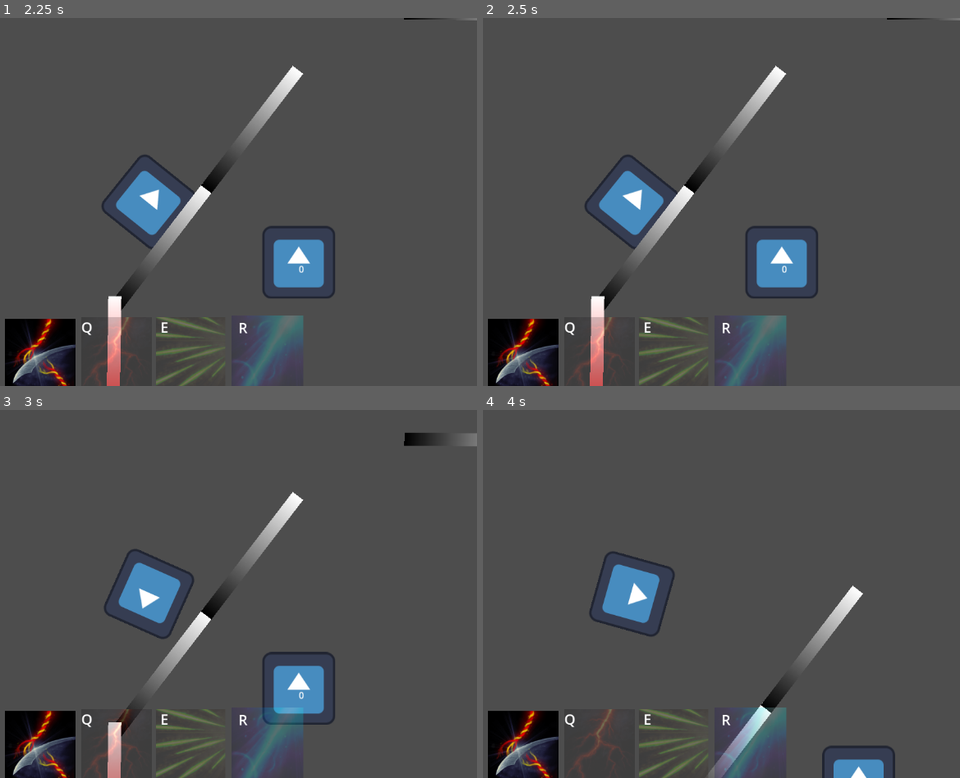
Above: before the commit, frames 1-4 (two rows, left to right).
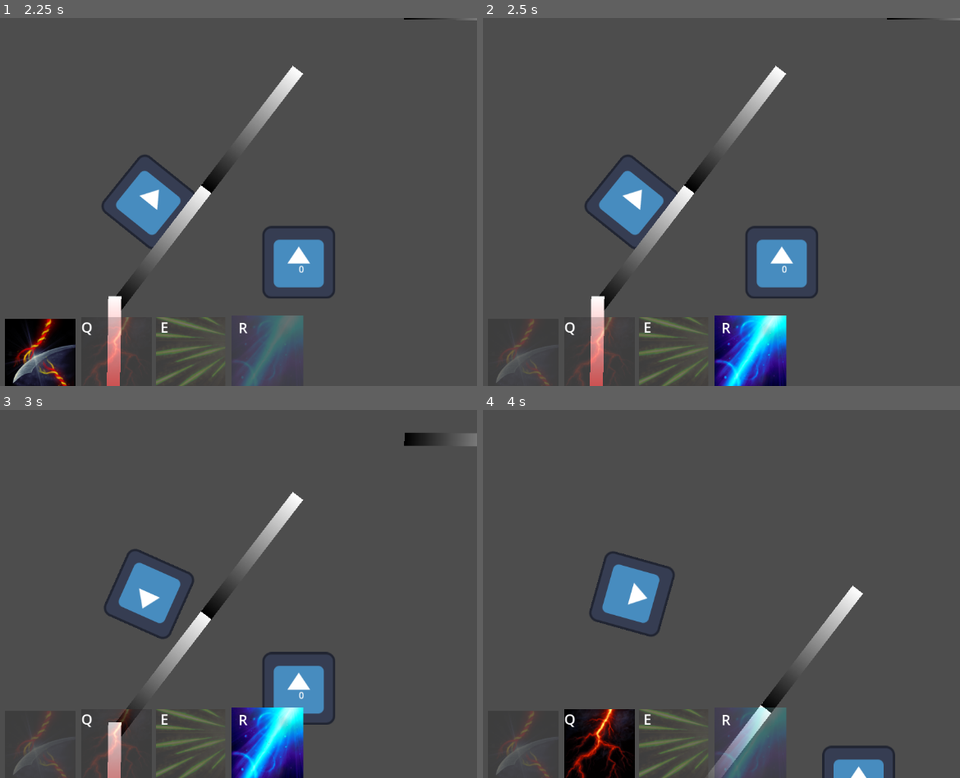
Above: after the commit, the same moments.

Repository: EamonnMR/chrome-crusher
Game: Godot game, scene res://Main.tscn
Two runs of this game, one before a commit and one after it. Both use one fixed random seed, a clock stepped at 60 frames per second and the inputs below. The engine's default icon, where the game draws it, is replaced by a stand-in: a white triangle on a blue panel in a dark square.
Inputs (mouse positions are in pixels of both pictures, inside the frame that each line leads up to):
- Up to frame 1 (2.25 s): tap Enter at 0.5 s; move the mouse to (290, 183) at 0.52 s; hold D 0.53-1.28 s; hold Right mouse button (block) 0.53-1.28 s; click (290, 183) at 0.8 s; move the mouse to (19, 220) at 1.27 s; hold S 1.28-2.03 s; click (19, 220) at 1.35 s; tap Tab (nospell, bound only after the commit) at 1.55, 2.1 s; move the mouse to (214, 121) at 2.02 s; hold D from 2.03 s (still down)
- Up to frame 2 (2.5 s): keep holding D; tap R (spell_b, bound only after the commit) at 2.3 s
- Up to frame 3 (3 s): tap Space at 2.75 s; move the mouse to (114, 667) at 2.77 s; release D at 2.78 s; hold W from 2.78 s (still down); tap R (spell_b, bound only after the commit) at 2.85 s
- Up to frame 4 (4 s): tap E (spell_g, bound only after the commit) at 3.05, 3.6 s; move the mouse to (826, 649) at 3.52 s; release W at 3.53 s; hold A from 3.53 s (still down); tap Q (spell_r, bound only after the commit) at 3.8 s

Frame 1 is identical in both runs. In frame 2, 5.4% of the frame differs, in the area x 1-64%, y 80-100%; in frame 3, 5.4%; in frame 4, 5.3%.

Commit message:
More ergonomic controls
Press once instead of hold to spell-select

Diff:
--- a/Player.gd
+++ b/Player.gd
@@ -22,16 +22,17 @@
 	# As good practice, you should replace UI actions with custom gameplay actions.
 	velocity = direction * SPEED
 	$Sprite.rotation = $ChordedController.get_aim_dir() + (PI / 2.0)
-	$ChordedController.get
-	selected_color = $ChordedController.selected_color()
+	$ChordedController.set_selected_color(self)
 	_handle_shooting()
 	move_and_slide()
 
 func _handle_shooting():
+	if Input.is_action_pressed("block"):
+		if spells[selected_color].block():
+			selected_color = Util.COLOR.COLORLESS
 	if Input.is_action_pressed("shoot"):
-		spells[selected_color].shoot()
-	if Input.is_action_pressed("block"):
-		spells[selected_color].block()
+		if spells[selected_color].shoot():
+			selected_color = Util.COLOR.COLORLESS
 
 func damage(color):
 	dead()
--- a/component/ChordedController.gd
+++ b/component/ChordedController.gd
@@ -57,11 +57,12 @@
 
 	return Vector2(1, 0).rotated(ideal_face)
 
-func selected_color() -> Util.COLOR:
-	if Input.is_key_pressed(KEY_Q):
-		return Util.COLOR.RED
-	if Input.is_key_pressed(KEY_E):
-		return Util.COLOR.GREEN
-	if Input.is_key_pressed(KEY_R):
-		return Util.COLOR.BLUE
-	return Util.COLOR.COLORLESS
+func set_selected_color(player) -> void:
+	if Input.is_action_just_pressed("nospell"):
+		player.selected_color = Util.COLOR.COLORLESS
+	if Input.is_action_just_pressed("spell_b"):
+		player.selected_color = Util.COLOR.BLUE
+	if Input.is_action_just_pressed("spell_g"):
+		player.selected_color = Util.COLOR.GREEN
+	if Input.is_action_just_pressed("spell_r"):
+		player.selected_color = Util.COLOR.RED
--- a/component/Spell.gd
+++ b/component/Spell.gd
@@ -17,18 +17,23 @@
 	)
 	$ShieldGraphic.texture = shield_graphic
 
-func shoot():
+func shoot() -> bool:
 	if not cooldown:
 		_start_cooldown()
 		_create_projectile()
 		#_effects()
+		return true
+	return false
 
-func block():
-	# TODO: Block projectiles
-	$ShieldGraphic.show()
-	$ShieldTimer.start()
-	parent.disable_hits()
-	collision_layer = 2
+func block() -> bool:
+	if not cooldown:
+		_start_cooldown()
+		$ShieldGraphic.show()
+		$ShieldTimer.start()
+		parent.disable_hits()
+		collision_layer = 2
+		return true
+	return false
 
 func damage(dmg_color: Util.COLOR):
 	# TODO: Bounce, etc?
--- a/component/Weapon.gd
+++ b/component/Weapon.gd
@@ -22,10 +22,10 @@
 		for body in in_melee_area:
 			if body.has_method("damage"):
 				body.damage(color)
+		return true
 
 func block():
-	pass
-	# Melee weapon can't block
+	return false
 
 func _on_melee_area_body_entered(body):
 	in_melee_area.append(body)
--- a/project.godot
+++ b/project.godot
@@ -31,6 +31,26 @@
 "events": [Object(InputEventMouseButton,"resource_local_to_scene":false,"resource_name":"","device":-1,"window_id":0,"a …(241 unchanged characters)…
 ]
 }
+nospell={
+"deadzone": 0.5,
+"events": [Object(InputEventKey,"resource_local_to_scene":false,"resource_name":"","device":-1,"window_id":0,"alt_pressed":false,"shift_pressed":false,"ctrl_pressed":false,"meta_pressed":false,"pressed":false,"keycode":0,"physical_keycode":4194306,"key_label":0,"unicode":0,"echo":false,"script":null)
+]
+}
+spell_r={
+"deadzone": 0.5,
+"events": [Object(InputEventKey,"resource_local_to_scene":false,"resource_name":"","device":-1,"window_id":0,"alt_pressed":false,"shift_pressed":false,"ctrl_pressed":false,"meta_pressed":false,"pressed":false,"keycode":0,"physical_keycode":81,"key_label":0,"unicode":113,"echo":false,"script":null)
+]
+}
+spell_g={
+"deadzone": 0.5,
+"events": [Object(InputEventKey,"resource_local_to_scene":false,"resource_name":"","device":-1,"window_id":0,"alt_pressed":false,"shift_pressed":false,"ctrl_pressed":false,"meta_pressed":false,"pressed":false,"keycode":0,"physical_keycode":69,"key_label":0,"unicode":101,"echo":false,"script":null)
+]
+}
+spell_b={
+"deadzone": 0.5,
+"events": [Object(InputEventKey,"resource_local_to_scene":false,"resource_name":"","device":-1,"window_id":0,"alt_pressed":false,"shift_pressed":false,"ctrl_pressed":false,"meta_pressed":false,"pressed":false,"keycode":0,"physical_keycode":82,"key_label":0,"unicode":114,"echo":false,"script":null)
+]
+}
 
 [layer_names]
 
